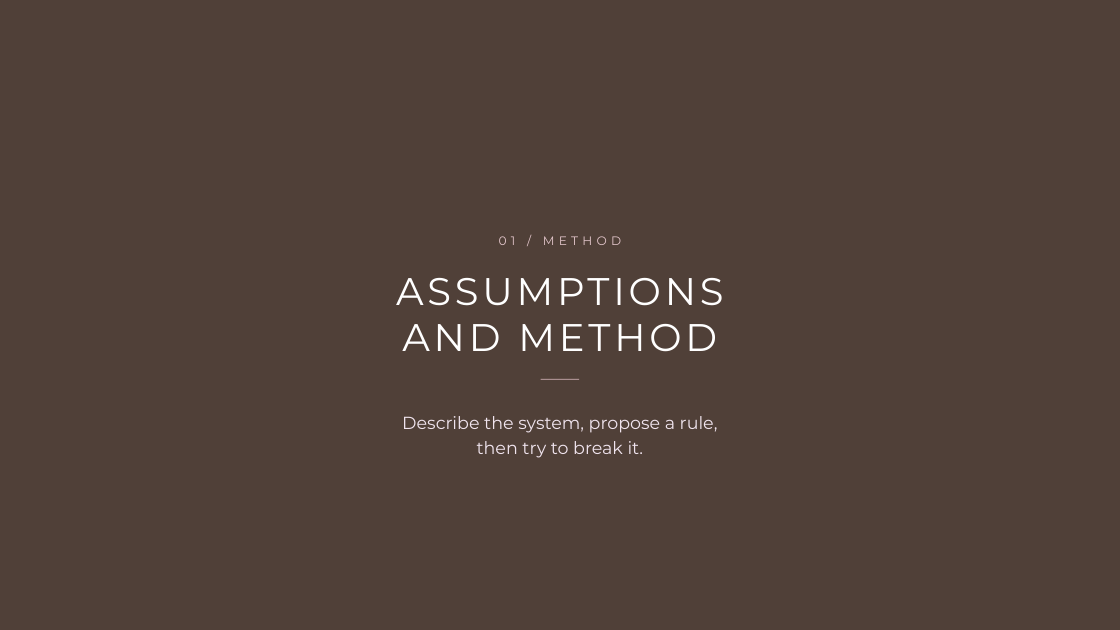
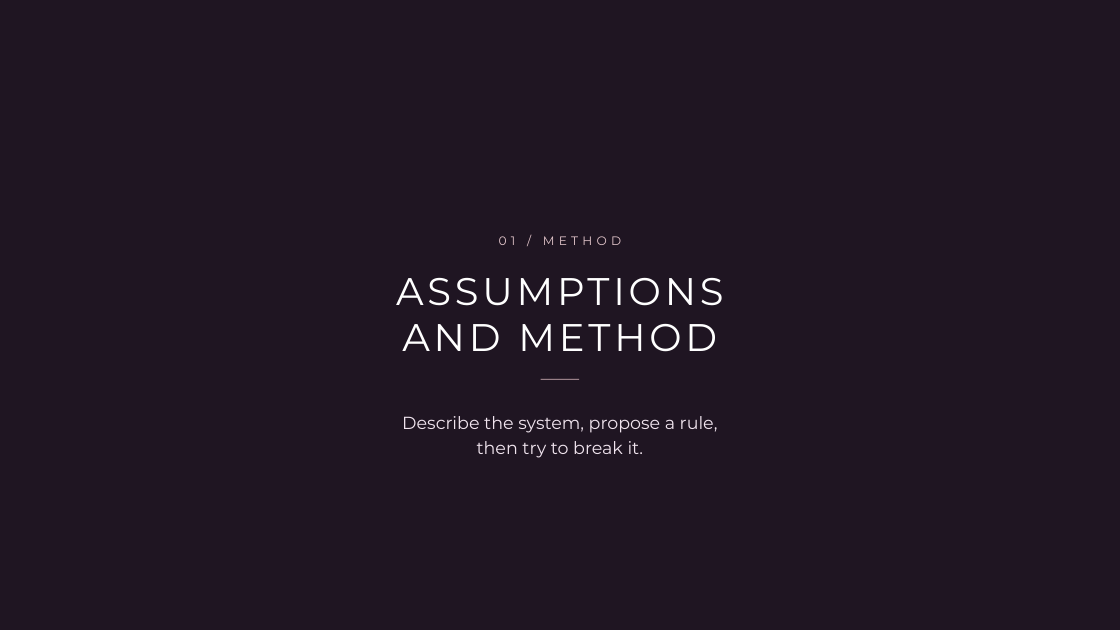
Before and after one commit to ftsrg-bclab-tdk/TDK-template, a slide deck: slide 2 of presentation/powerpoint/templates/ftsrg-current.potx. Drawn at 1120x630 pixels with LibreOffice and Linux fonts; fonts in the diff are those of the drawing; background and template pictures are left out. Boxes give left, top, right and bottom in pixels: in the first picture for what was removed or moved away, otherwise in the second. Text is boxed around its words. In the diff, an @@ line names an element or a change of style, - is before the commit and + after.

```diff
--- a/presentation/powerpoint/templates/ftsrg-current.potx
+++ b/presentation/powerpoint/templates/ftsrg-current.potx
@@ rectangle at box(0, 0, 1120, 630): fill #8B6A59 at 48% opacity to #24122A at 50% opacity @@
```
Also in this commit, not shown: 4 other slides changed, 5 other files.
